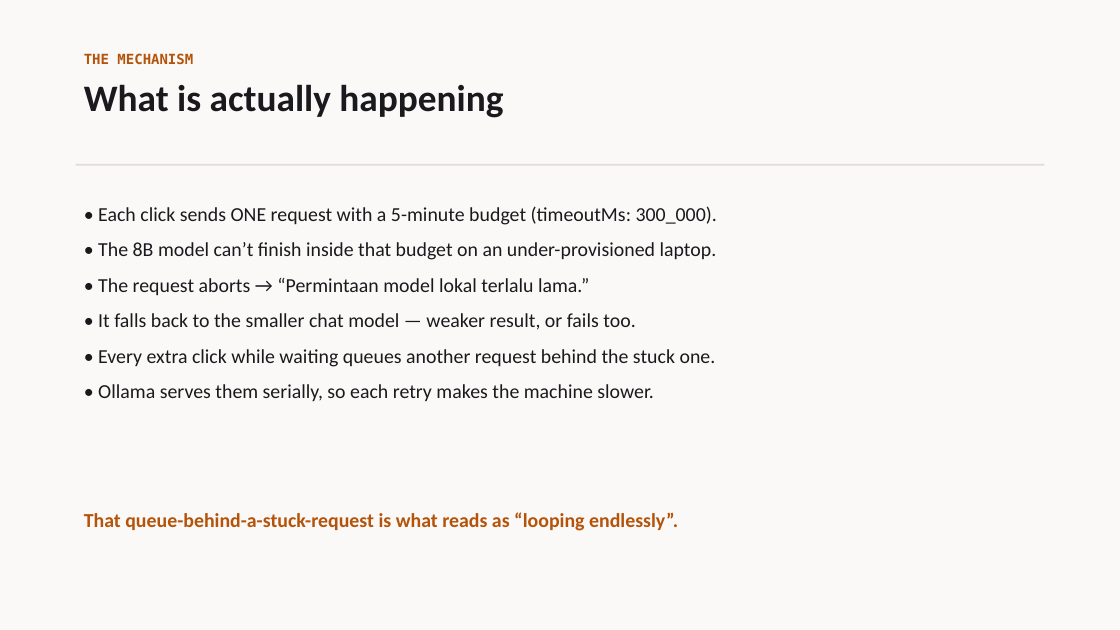
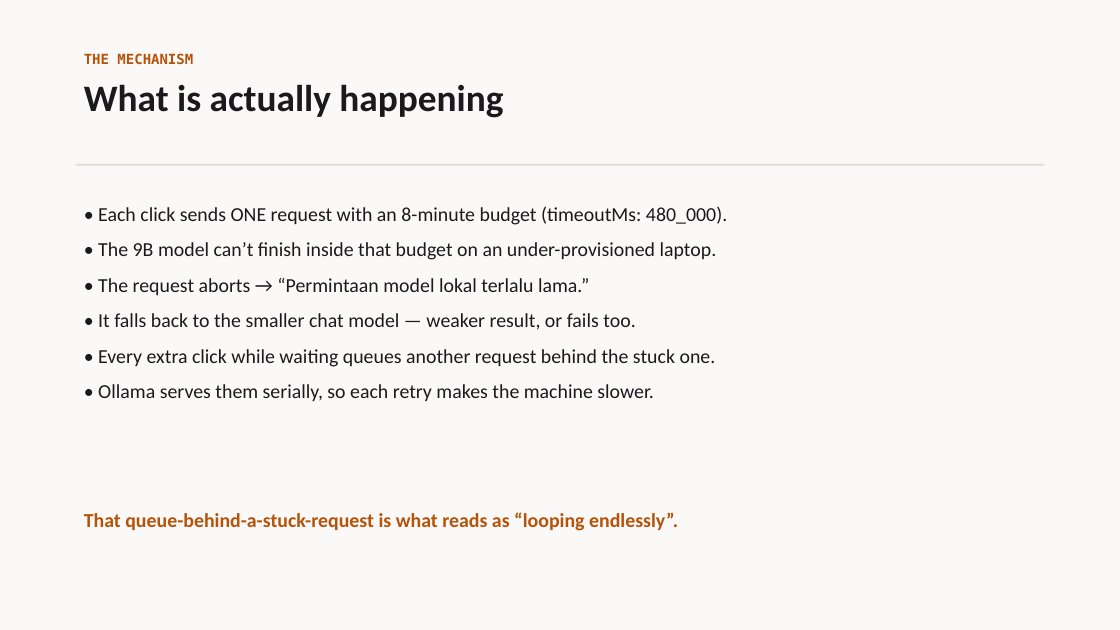
Before and after one commit to ghifiardi/LLM-Indonesia, a slide deck: slide 3 of tantular_office_addin/docs/MODEL_PERFORMANCE.pptx. Drawn at 1120x630 pixels with LibreOffice and Linux fonts; fonts in the diff are those of the drawing. Boxes give left, top, right and bottom in pixels: in the first picture for what was removed or moved away, otherwise in the second. Text is boxed around its words. In the diff, an @@ line names an element or a change of style, - is before the commit and + after.

```diff
--- a/tantular_office_addin/docs/MODEL_PERFORMANCE.pptx
+++ b/tantular_office_addin/docs/MODEL_PERFORMANCE.pptx
@@ text at (x1=98, y1=206, x2=727, y2=260): text changed @@
-• Each click sends ONE request with a 5-minute budget (timeoutMs: 300_000).
-• The 8B model can’t finish inside that budget on an under-provisioned laptop.
+• Each click sends ONE request with an 8-minute budget (timeoutMs: 480_000).
+• The 9B model can’t finish inside that budget on an under-provisioned laptop.
```
Also in this commit, not shown: 6 other slides changed, 22 other files.
